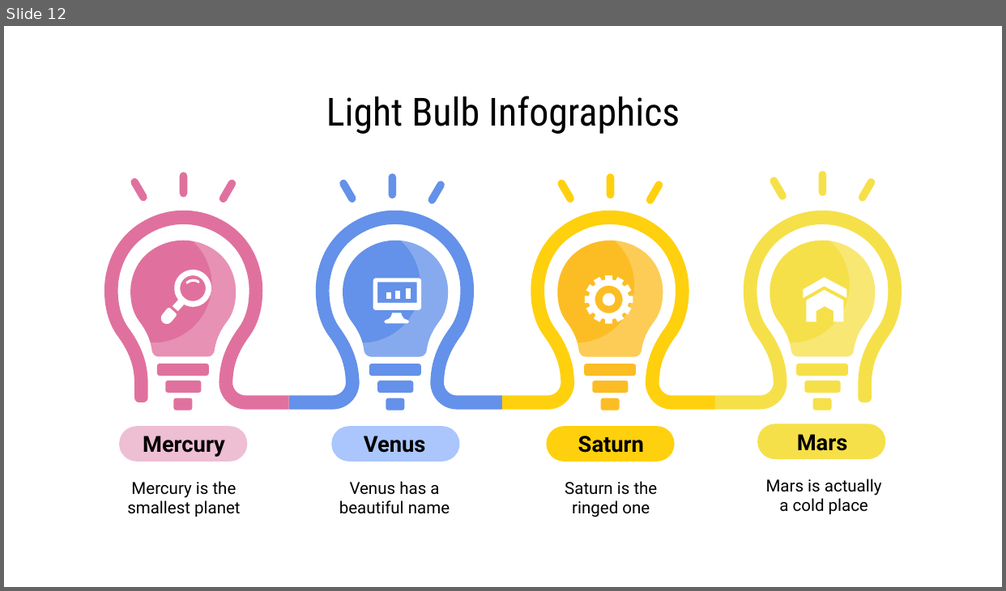
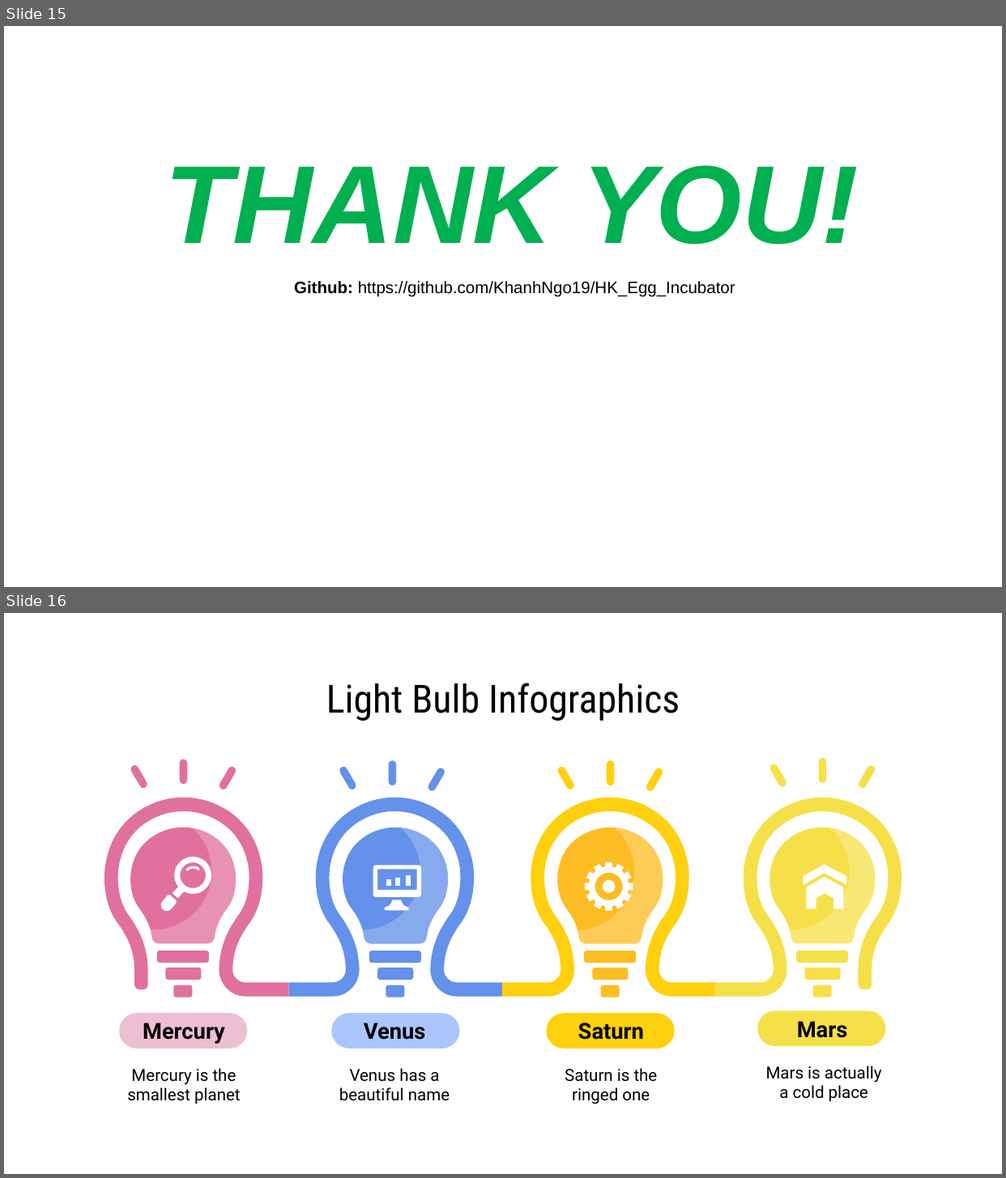
Before and after one commit to khanhnm08/HK_Egg_Incubator, a slide deck: Slide bao cao.pptx. Shown one above the other, each under a label of ours: slide 12 before the commit, slides 15 and 16 after it. The pictures are 1006x591 and 1006x1178 pixels, drawn with LibreOffice and Linux fonts; fonts in the diff are those of the drawing. Boxes give left, top, right and bottom in pixels: in the first picture for what was removed or moved away, otherwise in the second. Text is boxed around its words. In the diff, an @@ line names an element or a change of style, - is before the commit and + after.

```diff
--- a/Slide bao cao.pptx
+++ b/Slide bao cao.pptx
@@ slide 15 added at <box>4,26,1002,587</box>, background #FFFFFF @@
@@ text added at <box>165,165,859,245</box>, 80 pt, text #00B050, bold, italic @@
+THANK YOU!
@@ text added at <box>294,281,735,297</box>, 12 pt, text #000000 @@
+Github: https://github.com/KhanhNgo19/HK_Egg_Incubator
@@ what was slide 12 is now slide 16 @@
```
Also in this commit, not shown: 10 slides changed, 3 other slides added, 22 other files.
